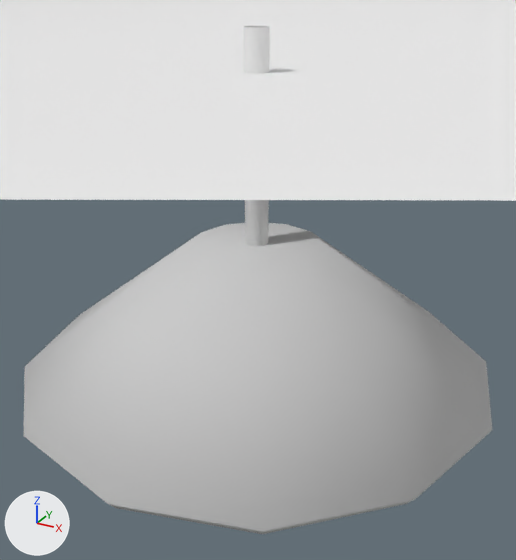
Two versions of the OBJ model Assets/05_Art/02_Mesh/04_Items/JailProp/JailProp_CeilingSet.obj, one commit apart.
Before and after are seen from a 50 mm camera at (0.606, 0.012, 3.453) aimed at (0.024, 1.069, 2.924). The axes (+X, +Y, +Z) are drawn at lower left. The lights are the same throughout. The picture after the commit comes second. Everything nearer to the camera than a plane just in front of the edit is cut away. Where no turn or scale is listed for an object, it has been applied to the vertices.

In view in the first picture: 'JailProp_Ceiling', 'JailProp_Lamp01'.
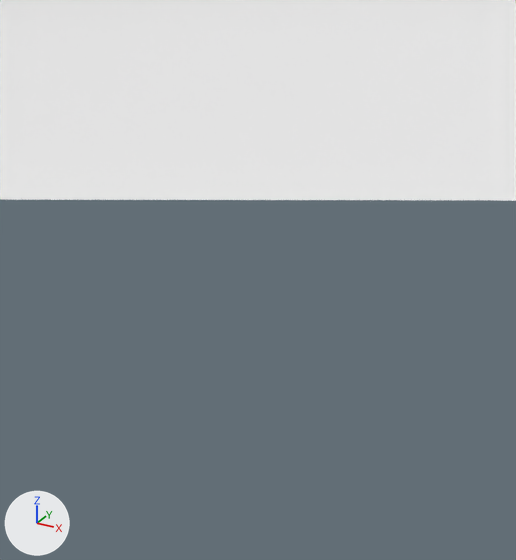
Location of each change, [x1, y1, x2, y2] in pixels of the pictures (516 x 560 px):
```json
{"object": "JailProp_Lamp01", "change": "deleted", "before": [24, 26, 492, 534]}
```

The change, as JSON lines over the scene's bpy script:
```json
{"op": "remove", "block": "ob_jailprop_lamp01", "code": ["ob_jailprop_lamp01 = bpy.data.objects.new('JailProp_Lamp01', me_jailprop_lamp01)", "ob_jailprop_lamp01.location = (0.0, 0.0, 0.0)"]}
```
